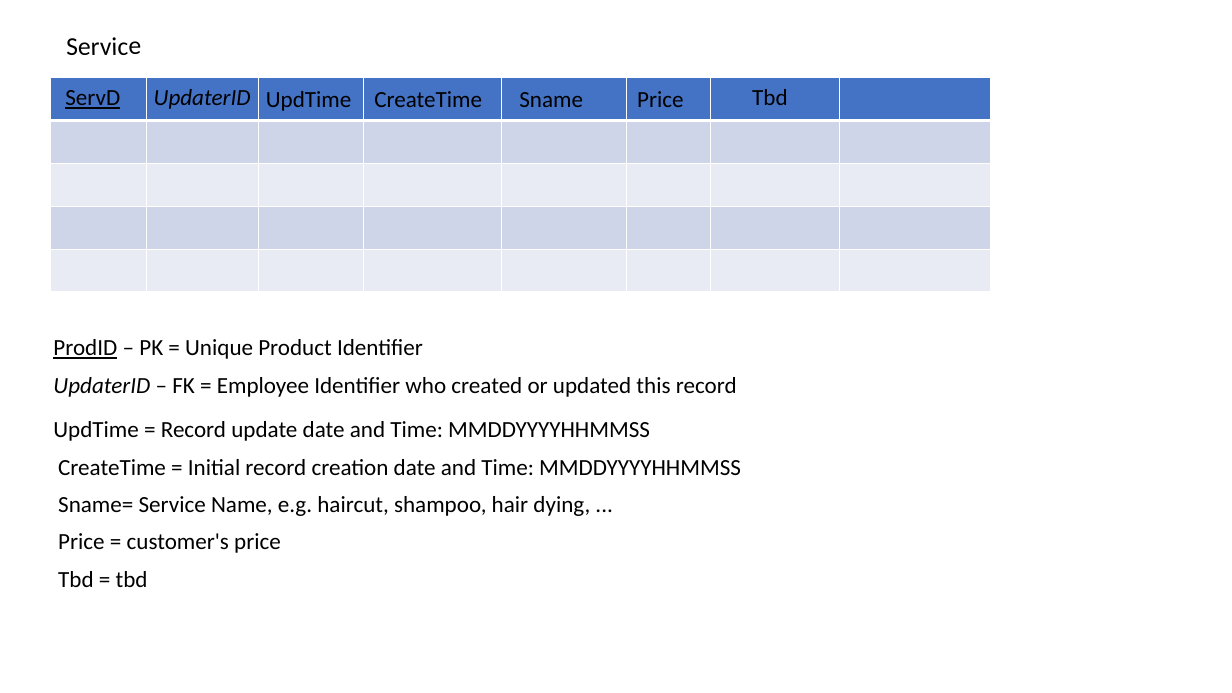
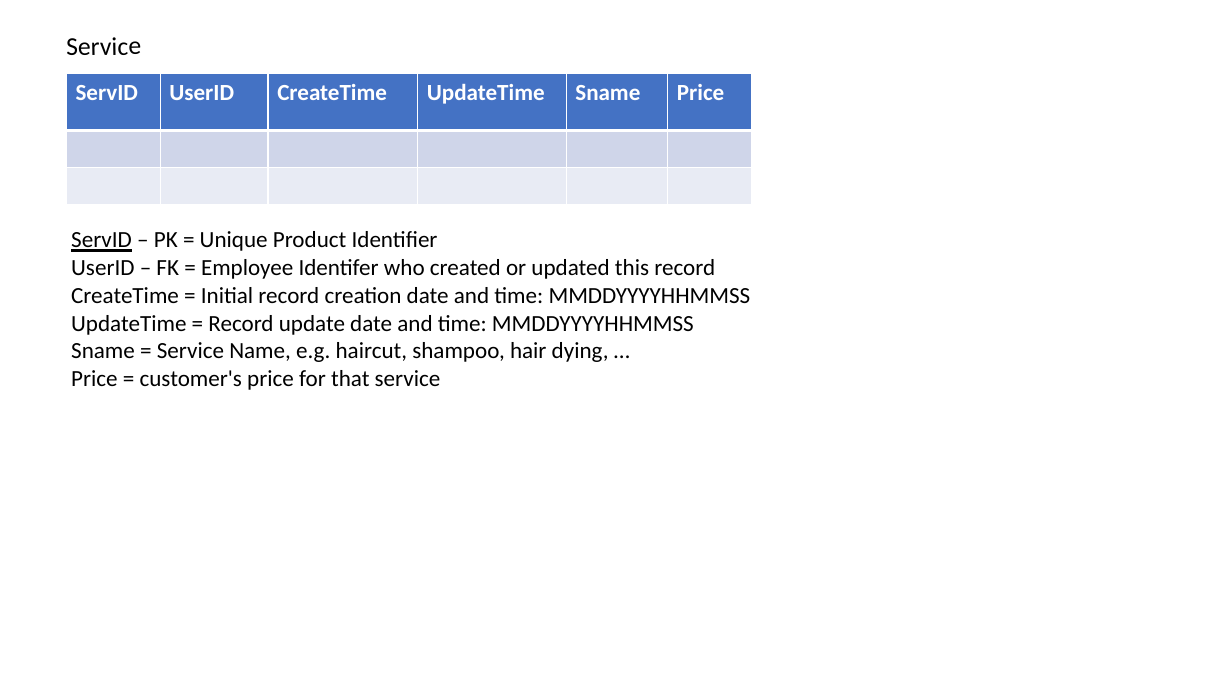
Before and after one commit to andrewroe/rosiessalon, a slide deck: slide 6 of documents/RosieSalonDataModel.pptx. Drawn at 1232x693 pixels with LibreOffice and Linux fonts; fonts in the diff are those of the drawing. Boxes give left, top, right and bottom in pixels: in the first picture for what was removed or moved away, otherwise in the second. Text is boxed around its words. In the diff, an @@ line names an element or a change of style, - is before the commit and + after.

```diff
--- a/documents/RosieSalonDataModel.pptx
+++ b/documents/RosieSalonDataModel.pptx
@@ table removed at (x1=51, y1=78, x2=990, y2=292), 5 rows, 8 columns @@
- |  |  |  |  |  |  | 
- |  |  |  |  |  |  | 
- |  |  |  |  |  |  | 
- |  |  |  |  |  |  | 
- |  |  |  |  |  |  | 
@@ table added at (x1=67, y1=74, x2=753, y2=205), 3 rows, 6 columns @@
+ServID | UserID | CreateTime | UpdateTime | Sname | Price
+ |  |  |  |  | 
+ |  |  |  |  | 
@@ text removed at (x1=154, y1=89, x2=251, y2=109) @@
-UpdaterID
@@ text removed at (x1=752, y1=89, x2=788, y2=105) @@
-Tbd
@@ text removed at (x1=65, y1=90, x2=120, y2=109) @@
-ServD
@@ text removed at (x1=266, y1=91, x2=351, y2=111) @@
-UpdTime
@@ text removed at (x1=374, y1=91, x2=482, y2=107) @@
-CreateTime
@@ text removed at (x1=519, y1=92, x2=583, y2=107) @@
-Sname
@@ text removed at (x1=637, y1=91, x2=683, y2=107) @@
-Price
@@ text at (x1=71, y1=231, x2=751, y2=390): text changed @@
-ProdID – PK = Unique Product Identifier
+ServID – PK = Unique Product Identifier
+UserID – FK = Employee Identifer who created or updated this record
+CreateTime = Initial record creation date and time: MMDDYYYYHHMMSS
+UpdateTime = Record update date and time: MMDDYYYYHHMMSS
+Sname = Service Name, e.g. haircut, shampoo, hair dying, …
+Price = customer's price for that service
@@ text removed at (x1=53, y1=377, x2=737, y2=397) @@
-UpdaterID – FK = Employee Identifier who created or updated this record
@@ text removed at (x1=53, y1=421, x2=650, y2=441) @@
-UpdTime = Record update date and Time: MMDDYYYYHHMMSS
@@ text removed at (x1=58, y1=459, x2=741, y2=475) @@
-CreateTime = Initial record creation date and Time: MMDDYYYYHHMMSS
@@ text removed at (x1=58, y1=496, x2=590, y2=516) @@
-Sname= Service Name, e.g. haircut, shampoo, hair dying, ...
@@ text removed at (x1=58, y1=533, x2=281, y2=553) @@
-Price = customer's price
@@ text removed at (x1=58, y1=571, x2=148, y2=587) @@
-Tbd = tbd
```
Also in this commit, not shown: 11 other slides changed.
